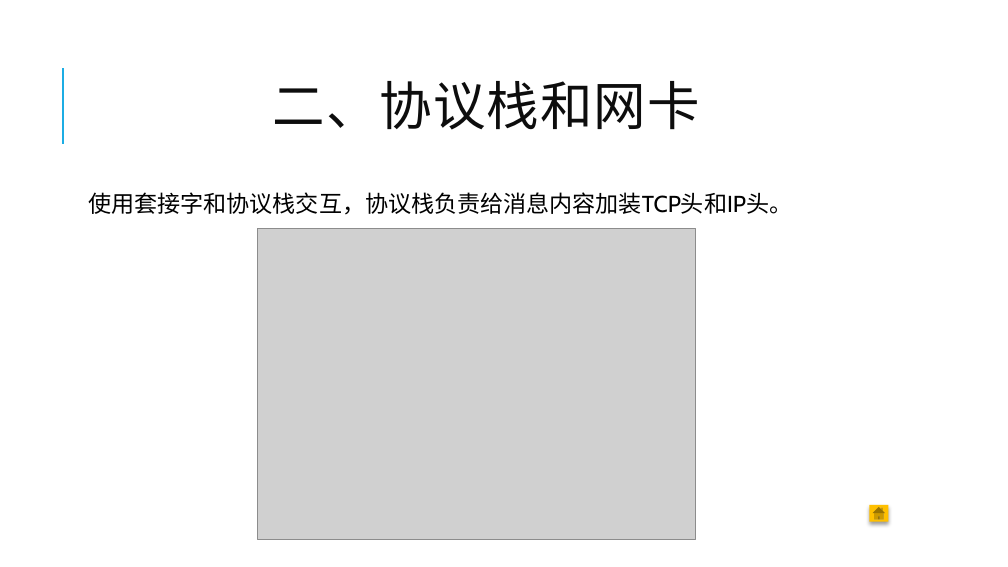
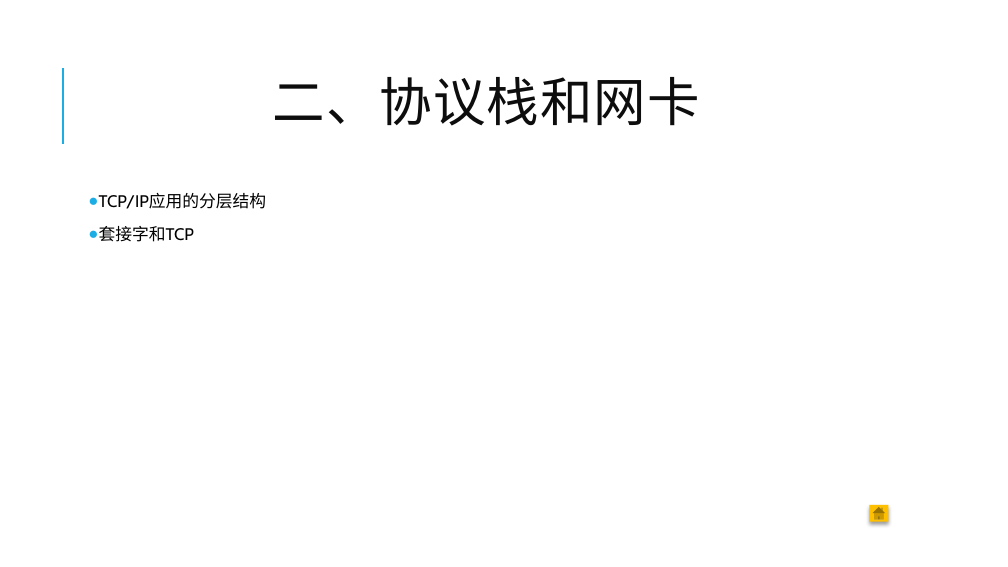
Before and after one commit to sleepingWhiteFish/CAGST, a slide deck: slide 23 of 网络是怎样连接的.pptx (slide 16 before the commit). Drawn at 1008x567 pixels with LibreOffice and Linux fonts; fonts in the diff are those of the drawing; grey boxes stand for pictures. Boxes give left, top, right and bottom in pixels: in the first picture for what was removed or moved away, otherwise in the second. Text is boxed around its words. In the diff, an @@ line names an element or a change of style, - is before the commit and + after.

```diff
--- a/网络是怎样连接的.pptx
+++ b/网络是怎样连接的.pptx
@@ title "二、协议栈和网卡": place and size @@
-title "二、协议栈和网卡" at [273,81,700,130]
+title "二、协议栈和网卡" at [273,77,700,126]
@@ text at [99,193,267,242]: text changed; size 22 to 16 pt @@
-使用套接字和协议栈交互，协议栈负责给消息内容加装TCP头和IP头。
+● TCP/IP应用的分层结构
+● 套接字和TCP
@@ picture removed at [257,228,696,539] @@
```
Also in this commit, not shown: 15 other slides changed, 22 slides added, 10 slides removed.
